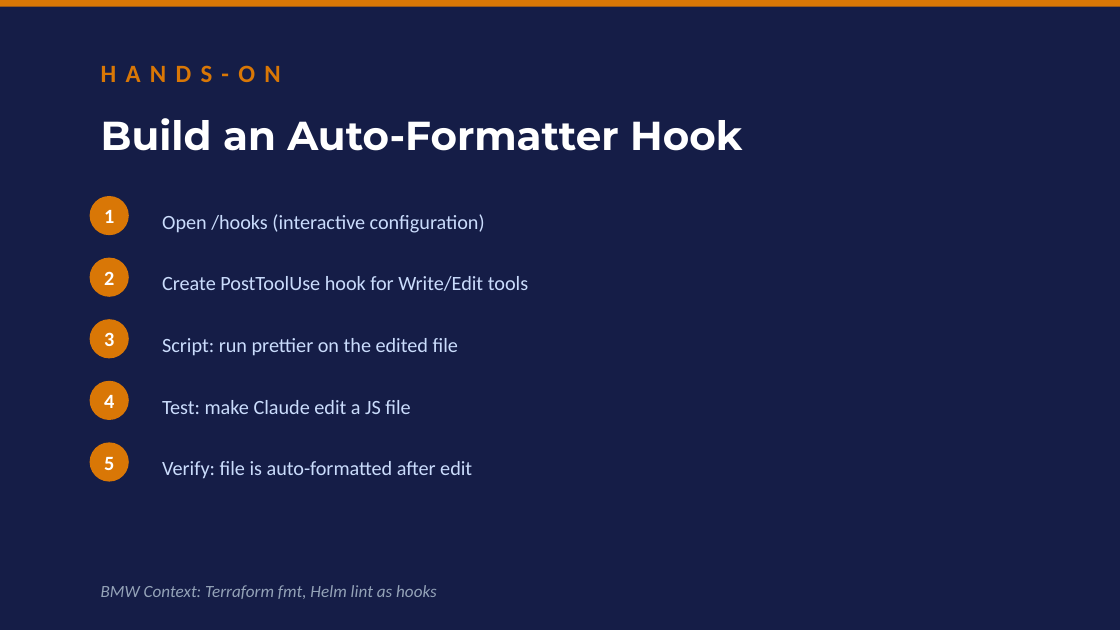
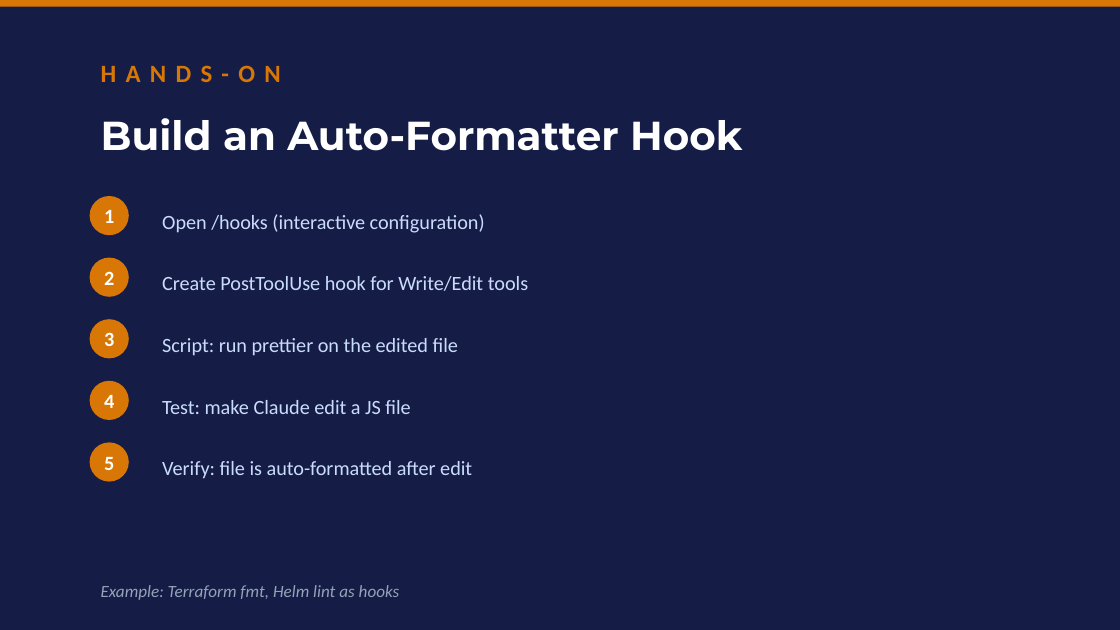
Before and after one commit to clusterreplyDE/claude_workshop, a slide deck: slide 33 of slides/workshop.pptx (slide 32 before the commit). Drawn at 1120x630 pixels with LibreOffice and Linux fonts; fonts in the diff are those of the drawing. Boxes give left, top, right and bottom in pixels: in the first picture for what was removed or moved away, otherwise in the second. Text is boxed around its words. In the diff, an @@ line names an element or a change of style, - is before the commit and + after.

```diff
--- a/slides/workshop.pptx
+++ b/slides/workshop.pptx
@@ text at (101,585,400,600): text changed @@
-BMW Context: Terraform fmt, Helm lint as hooks
+Example: Terraform fmt, Helm lint as hooks
```
Also in this commit, not shown: 31 other slides changed, 4 slides added, 3 slides removed, 27 other files.
